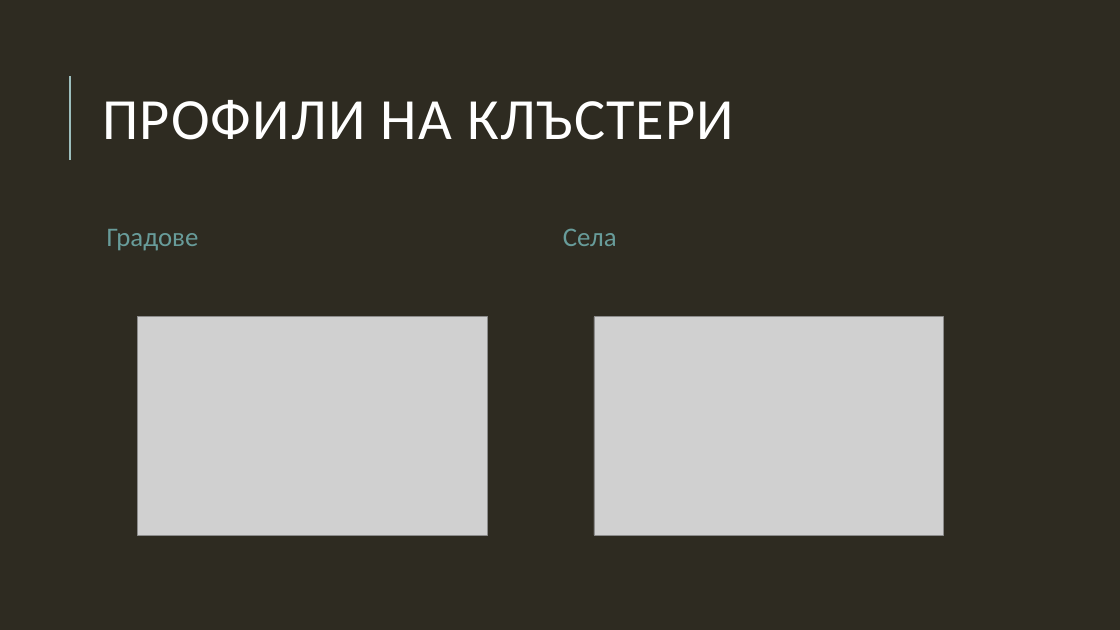
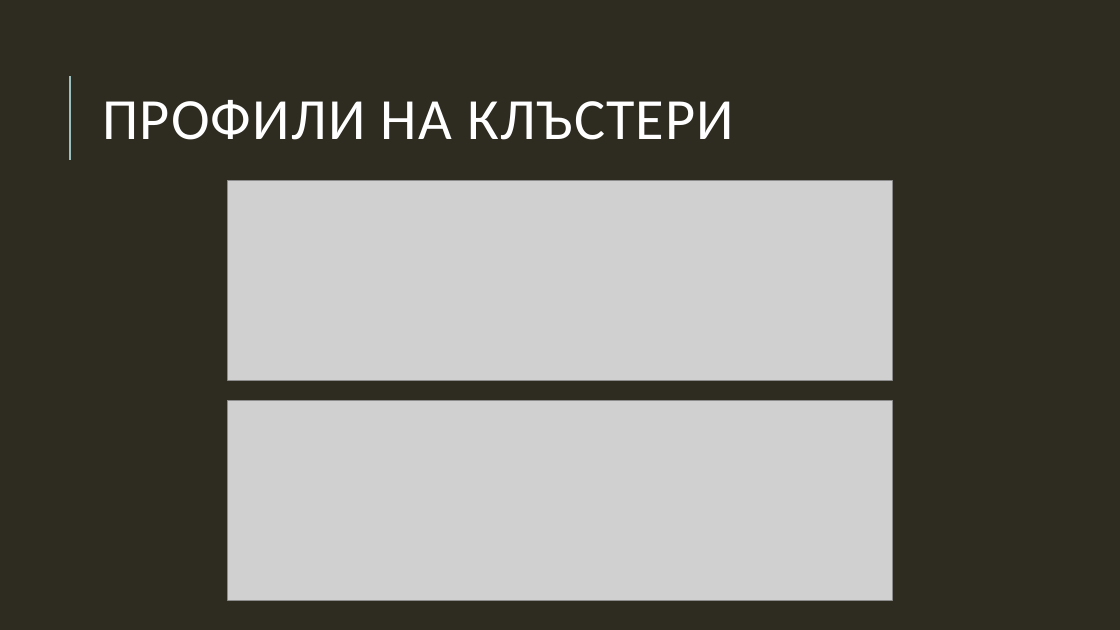
Before and after one commit to sarabadjieva/MITM322_DataMining, a slide deck: slide 27 of Анализ.pptx (slide 26 before the commit). Drawn at 1120x630 pixels with LibreOffice and Linux fonts; fonts in the diff are those of the drawing; grey boxes stand for pictures. Boxes give left, top, right and bottom in pixels: in the first picture for what was removed or moved away, otherwise in the second. Text is boxed around its words. In the diff, an @@ line names an element or a change of style, - is before the commit and + after.

```diff
--- a/Анализ.pptx
+++ b/Анализ.pptx
@@ picture added at box(228, 181, 893, 380) @@
@@ text removed at box(107, 229, 199, 251) @@
-Градове
@@ text removed at box(563, 228, 617, 246) @@
-Села
@@ picture removed at box(138, 317, 487, 535) @@
@@ picture: place and size @@
-picture at box(594, 317, 944, 535)
+picture at box(228, 401, 893, 600)
```
Also in this commit, not shown: 17 other slides changed, 3 slides added, 2 slides removed, 24 other files.
